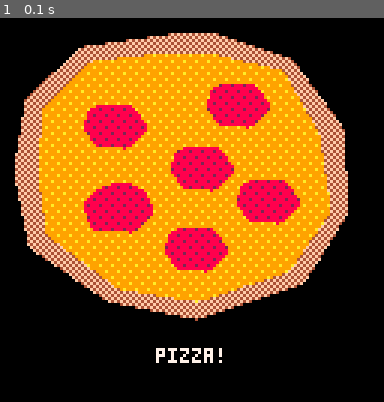
Above: before the commit, frame 1.
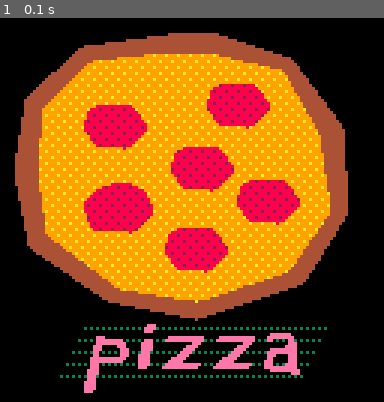
Above: after the commit, the same moment.

Repository: andmatand/vector-paint
Game: PICO-8 cartridge sample-use.p8
Two runs of this game, one before a commit and one after it. Both use one fixed random seed, a clock stepped at 60 frames per second and the inputs below.
Inputs:
- Up to frame 1 (0.1 s): no input

The runs differ from the first frame. In frame 1, 9.4% of the frame differs, in the area x 3-91%, y 3-98%.

Commit message:
Improve sample painting in sample-use cart

Diff:
--- a/sample-use.p8
+++ b/sample-use.p8
@@ -6,7 +6,7 @@
   -- step 1: store data somewhere in cart rom.
   -- do this in your build process, e.g. in a separate build-cart, not in your
   -- distributable cart
-  local data = '8cf438061c0a091b05330a4d245f4165645973417125600e45054c9a390c1f0f0f1e0d331049285b415f5f556d4169275d12430c4782221d1e1f1c25202b292c30252b1e4782203a1c3f1f472b4832412f3a293747823d463948374e3b5444554b4e46474782553651384f3e53445c45633e5e3747824b164718451e49245225591e541747823f2b3b2d39333d39463a4d33482cefbfa5a500'
+  local data = '8403137964796d671c670c0438061c0a091b05330a4d245f4165645973417125600e45054c9a390c1f0f0f1e0d331049285b415f5f556d4169275d12430c4782221d1e1f1c25202b292c30252b1e4782203a1c3f1f472b4832412f3a293747823d463948374e3b5444554b4e46474782553651384f3e53445c45633e5e3747824b164718451e49245225591e541747823f2b3b2d39333d39463a4d33482c080e1c7d216a226b276b2a70287320731e7d040e2e75306c326b3075080e376c396a436b3b74427341753675406d8403236d21712771266e040e3069326933663167080e486c4a6a546b4c74537352754775516d0f0e596c5a6a5f69626e6275637761775f765a7658755a6f5f6e616c5c6b5a6c86035b725c715f705f725e745b74efbffff500'
   local len = #data / 2
   local addr = 0x1000 -- bottom half of gfx/map
   store_painting(data, addr)
@@ -35,8 +35,6 @@
   for shape in all(shapes) do
     draw_shape(shape)
   end
-
-  print('pizza!', 52, 110, 7)
 end
 
 function store_painting(hexstr, dest)
